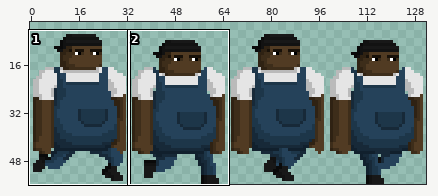
Two versions of one sprite sheet, FriendShipContent/Players/mecano_run.png. Above: a wide view before the commit, with the close-up outlined.
Close-up. Old version:
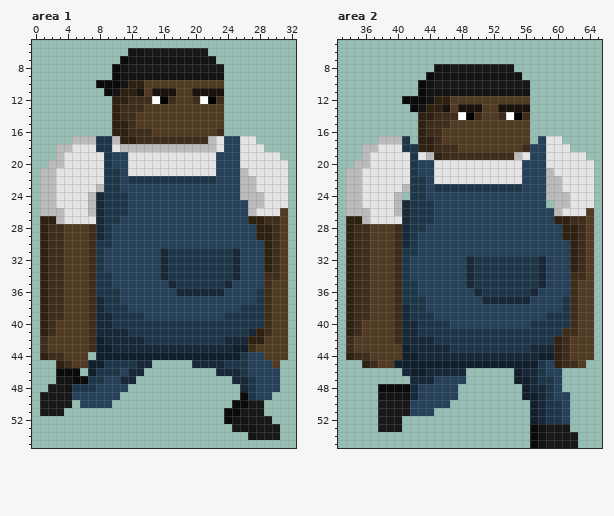
The file is 264x112 pixels, drawn in blocks of 2x2; one block is one cell here. Colours within 5 levels of each other are drawn and written as one. Shown: area 1: x 0..32, y 5..55; area 2: x 33..65, y 5..55. The wide view leaves out empty margins. The commit also changed other parts of the picture, which this record leaves out.
The same view after the edit:
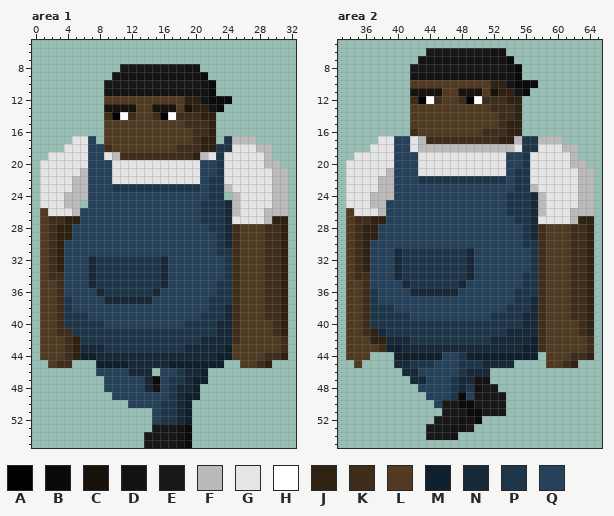
Palette (. is transparent): A #000000  B #0a0a0a  C #181109  D #121212  E #181818  F #bababa  G #e5e5e5  H #ffffff  J #2f2213  K #3d2d1a  L #513b23  M #11202d  N #172938  P #1d3649  Q #25425a
What changed:
Changed rows in their new state; - is an unchanged pixel.
Area 1:
first column x 1:
 6 -----------..........----------
 7 ----------............---------
 8 ---------.E-------DD...--------
 9 ---------D----------B..--------
10 -------.EEEEEEEEEEEEDB.--------
11 --------D-DDDDDDDDDDDB.--------
12 --------LLLLLLLLL-JJDBBB-------
13 --------CCCCL-CCC-CJJDB--------
14 --------KAH---KAHKKKJJ.--------
15 --------LLLL------KKKJ.--------
16 --------LLLLLL-----KKJ.--------
17 ----GGQ.LLLLLLLLLLL-JJ.PFFF----
18 --.G--QQKLLLLLLLLKKKJJPPG--FF--
19 -GG---QQGFKKKKKKKKKJF-PGG---F.-
20 GGG---QQQGG---------QQPGG---FF.
21 GG---FQQQGG---------QQPGGG---FF
22 GG--FFQQQGGGGGGGGGGGQ-PGGGG--FF
23 GG--FFQQQ-PPPPPPPPPP-PPFGGG--FF
24 GG-FFFQQQQQ----------PP.FGGG-FF
25 GG-FF.QQQQQ---------PPPNFGGG-FF
26 LGG-FQQQQQQ---------PPPNFGG-FFF
27 LKKJJQQQQQ----------PPPNGGGGFJJ
28 L-JJQQQQQ------------PPNKLLLK-J
29 L-JJQQQQQ-------------PNKLLLK-J
30 L-JQQQQQQ-------------PNKLLLK-J
31 L-JQQQQQ-------QQQQQQQ--KLLLK-J
32 L-JQQQN-PPPPPPP-QQQQQQQ-KLLLK-J
33 L-JQQQN-PPPPPPP-QQQQQQQ-KLLLK-J
34 L--QQQN--PPPPPP-QQQQQQQ-KLLL--J
35 LL-QQQN--PPPPPPNQQQQQQ-PKLLL-KJ
36 LL-QQQQN--PPPPN--QQQQQPPKLLL-KJ
37 LL-PQQQQNNNNNN-------PPPKLLL-KJ
38 LL-PQQQQQQQ----------PPNKLLL-KJ
39 LL-PPPQQQQQQQ-------PPPNKLLL-KJ
40 LLKPPPPPQQQQQQQQQQ----NNKLLLLKJ
41 LLKKPPPPPPP-----------NNKLLLLKJ
42 L--KJPPPPPPPP-------NNN-KLLL--K
43 L--KJNNNPPPPPPPPPP-----MLLL---K
44 LLLKJMMNNNNNNNNNNNNNNN--LLLLKKJ
45 -LK-...-MMMN--NNMMMMMMM..LLKJ.-
46 --...-.QQQ---N-QQPNNM-........-
47 --......--QQQNBQPPNMM---......-
48 -.......---QQNDQPNNM-----.....-
49 .........-QQQQQQPNMM-----....--
50 ....-....--QQQQPPNM-----....---
51 ...-----------QPPNM----.....---
52 --------------QPPNM----......--
53 --------------EEEDB-----......-
54 -------------EEEEDB-------....-
55 -------------EEEEDB------------
Area 2:
first column x 34:
 6 ----------EEEEEEEEDD-----------
 7 ---------DDDDDDDDDDDB----------
 8 --------EEEEE-------DB---------
 9 --------DDD----------B---------
10 --------LLLLLLLLLLJJDBBB-------
11 --------CCCCLLCCCLCJJ-B--------
12 -------.KAHKL-KAHKKKJJ.--------
13 --------LLLLL-LLL-KKKJ.--------
14 --------LLLLLLLLL---KJ.--------
15 --------LLLLL------KJJ.--------
16 --------KLLL-----KKKJJ.--------
17 ----GGQQGFK-KKKKKKKJJFPPFFF----
18 --.G--QQGFFFFFFFFFFFFGPPG--FF--
19 -GG---QQQ-GGGGGGGGGGQQPGG---F.-
20 GGG---QQQGG---------QQPGG---FF.
21 GG---FQQQGG---------QPPGGG---FF
22 GG--FFQQQ-PPPPPPPPPPQPPGGGG--FF
23 GG--FFQQQQ-QQQQQQQQQQ-PFGGG--FF
24 GG-FFFQQQQ----------PPPNFGGG-FF
25 GG-FFQQQQQQ---------PPPNFGGG-FF
26 LGG-FQQQQQQ---------PPPNFGG-FFF
27 LKKJJQQQQQQ----------PPNGGGGFJJ
28 L-JJQQQQQQ------------PNKLLLK-J
29 L-JJQQQQQ-------------PNKLLLK-J
30 L-JQQQQQQ-------------PPKLLLK-J
31 L-JQQQN--PPPPPPN-------PKLLLK-J
32 L-JQQQN-PPPPPPP-QQQQQQQ-KLLLK-J
33 L-JQQQN-PPPPPPP-QQQQQQQ-KLLLK-J
34 L--QQQN-PPPPPPP-QQQQQQ--KLLL--J
35 LL-QQQQN-PPPPPNQQQQQQQ--KLLL-KJ
36 LL-PQQQQNNNNNN--QQQQQ--PKLLL-KJ
37 LL-PQQQQQQ-------QQQQPPNKLLL-KJ
38 LL-PPPQQQQ----------PPPNKLLL-KJ
39 LL-PPPPPQQQ-------PPPPNNKLLL-KJ
40 LLKPPPPPP----PPPPPPPPPNNKLLLLKJ
41 LLKJNPPPP-----------NNNNKLLLLKJ
42 L--JJNN-PPP-------NNNNNMKLLL--K
43 L---KMMN-----NNNNNNNNNMMKLLL--K
44 LLL...M--MMMQQPMMMMMMMMM.LLLKKJ
45 -L....NNPPPQQQPPPNNNN....LL-J.-
46 --------NQQQQQPNNN---......----
47 ----------Q--PNNDD---......----
48 ----.....----PNPDEE---.....----
49 ----......---PBQEEEE--......---
50 ----.......-EEBBEEEE---.....---
51 ----.......-EEEBBEEE---.....---
52 ----...----EEEDDB------.....---
53 ----...---EEEDDE-------.....---
54 ----------EEED---------......--
55 -----------------------......--
Pixel boxes of the changes (left, top, right, bottom) in both close-ups:
changed: (40, 48, 288, 448)
changed: (346, 48, 594, 448)
